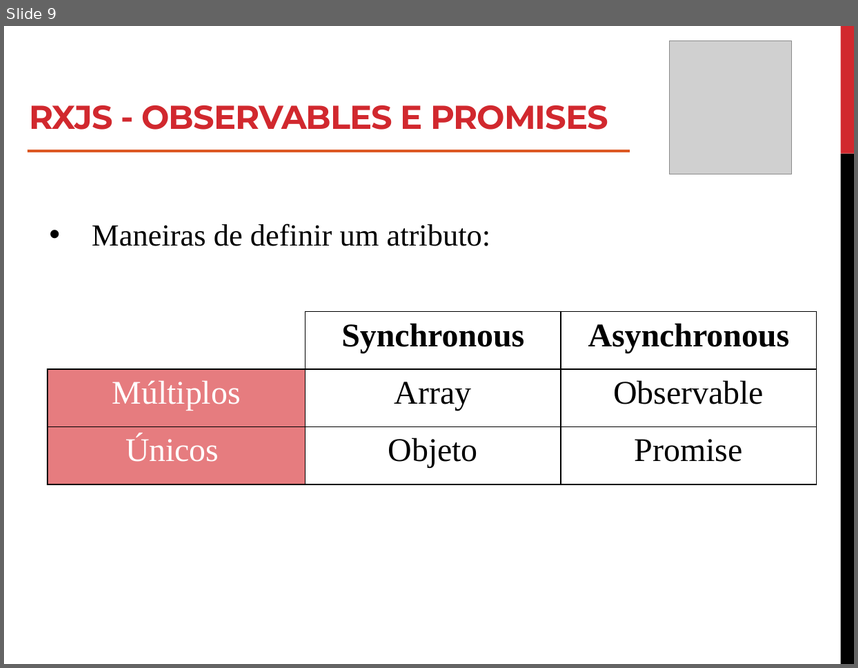
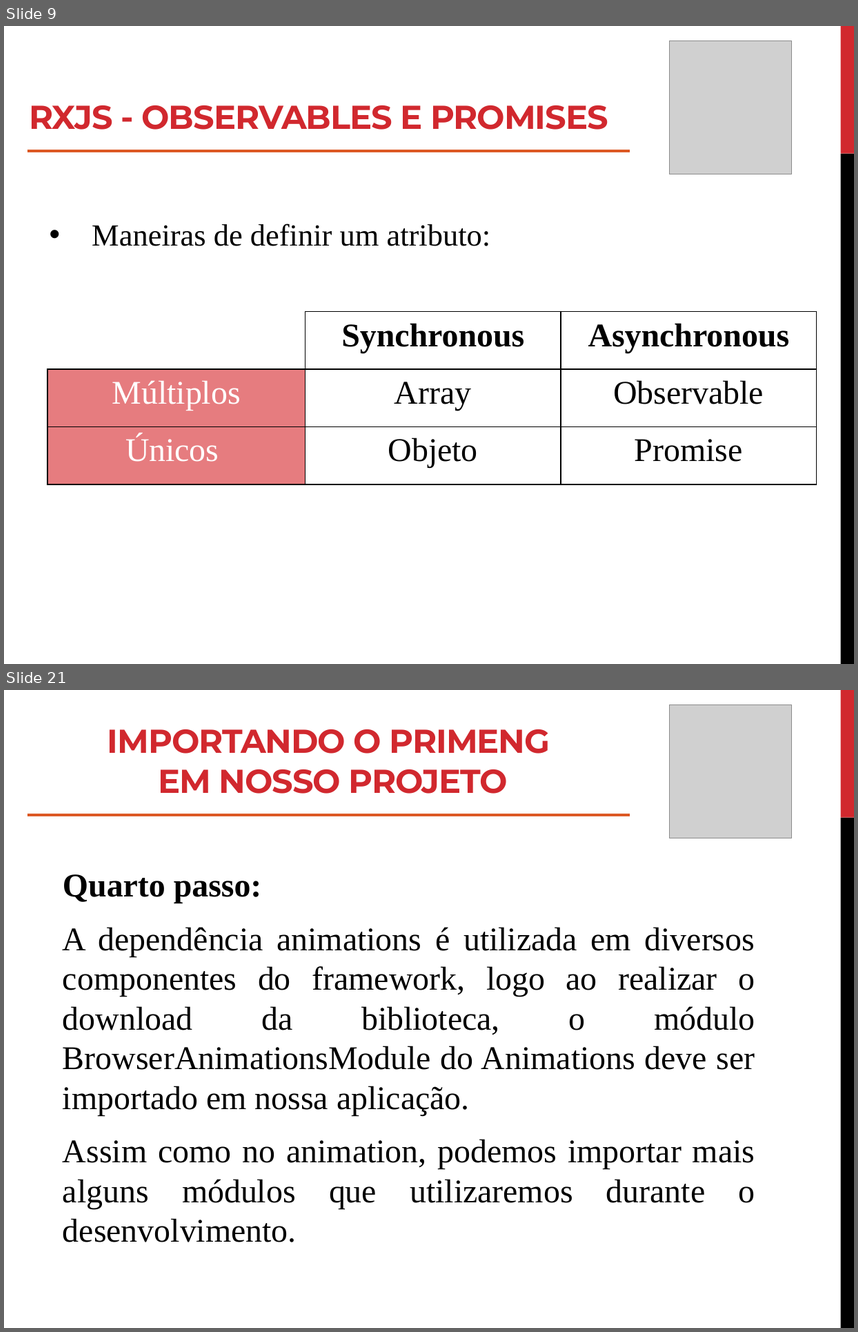
Before and after one commit to roney-amorim/angular-project, a slide deck: Apresentação/Módulo 2/Modulo 2.pptx. Shown one above the other, each under a label of ours: slide 9 before the commit, slides 9 and 21 after it; the slides between them are not shown. The pictures are 858x668 and 858x1332 pixels, drawn with LibreOffice and Linux fonts; fonts in the diff are those of the drawing; grey boxes stand for pictures. Boxes give left, top, right and bottom in pixels: in the first picture for what was removed or moved away, otherwise in the second. Text is boxed around its words. In the diff, an @@ line names an element or a change of style, - is before the commit and + after.

Commit message:
módulo 2 e 3 ppt

```diff
--- a/Apresentação/Módulo 2/Modulo 2.pptx
+++ b/Apresentação/Módulo 2/Modulo 2.pptx
@@ slide 21 added at bbox=[4, 690, 854, 1328], background #FFFFFF; not listed: 2 template elements that a slide beside it also shows @@
@@ picture added at bbox=[670, 705, 792, 839] @@
@@ title added at bbox=[107, 729, 550, 793], 28 pt, text #D1282E, bold @@
+IMPORTANDO O PRIMENG
+EM NOSSO PROJETO
@@ line added from (27, 815) to (630, 815), #DC5924 2.25 pt @@
@@ text added at bbox=[63, 874, 755, 1242], 28 pt, text #000000 @@
+Quarto passo:
+A dependência animations é utilizada em diversos componentes do framework, logo ao realizar o download da biblioteca, o módulo BrowserAnimationsModule do Animations deve ser importado em nossa aplicação.
+Assim como no animation, podemos importar mais alguns módulos que utilizaremos durante o desenvolvimento.
```
Also in this commit, not shown: 3 slides changed, 31 other slides added, 17 other files.
